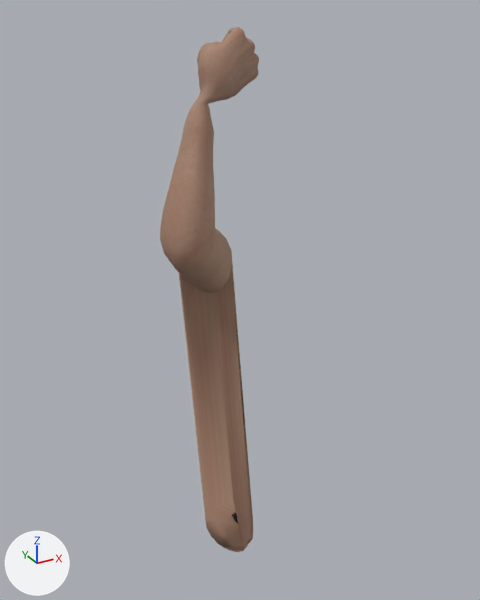
What one commit did to the Blender file art-source/characters/chr_fp_arms.blend.
Before and after are seen from a 50 mm camera at (-0.557, -1.087, 0.071) aimed at (-0.009, -0.091, -0.427). Arrows for +X, +Y and +Z are at lower left; the lights stay in place. The first picture is the older version.

Before the edit, the objects in view are built like this:
```python
me_chr_fp_arms = bpy.data.meshes.new('chr_fp_arms')
me_chr_fp_arms.from_pydata(...)  # 2069 vertices, 2059 faces; spans x -0.131..0.076, y -0.121..0.144, z -1.035..0.041
me_chr_fp_arms.polygons.foreach_set('use_smooth', [True] * 2059)
me_chr_fp_arms.materials.append(mat_material)  # picture img_new_diff
ob_chr_fp_arms = bpy.data.objects.new('chr_fp_arms', me_chr_fp_arms)
ob_chr_fp_arms.location = (0.0, 0.0, 0.0)
```
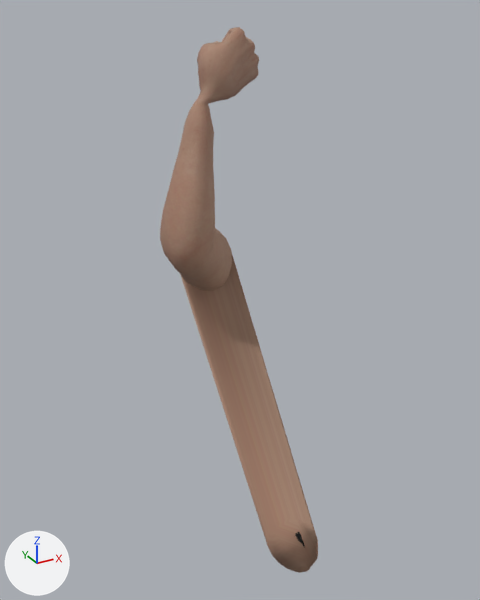
Commit message: fix(arms): keep the elbow out of view during a thrust

Changed parts and their boxes (x1, y1, x2, y2) in the pictures (480 x 600 px; the box of a moved part takes in the faces that stretch with it):
'chr_fp_arms', reshaped (59% wider): before (160, 27, 259, 552); after (160, 27, 318, 573)
part 1 of me_chr_fp_arms, moved or reshaped: before (179, 265, 253, 552); after (180, 255, 318, 573)

The change, as a diff of the scene's bpy script:
```diff
--- a/art-source/characters/chr_fp_arms.blend.py
+++ b/art-source/characters/chr_fp_arms.blend.py
@@ me_chr_fp_arms @@
 # used by ob_chr_fp_arms; location = (0.0, 0.0, 0.0)
-me_chr_fp_arms.from_pydata(...)  # 2069 vertices, 2059 faces; spans x -0.131..0.076, y -0.121..0.144, z -1.035..0.041
+me_chr_fp_arms.from_pydata(...)  # 2069 vertices, 2059 faces; spans x -0.131..0.076, y -0.376..0.144, z -0.854..0.041
+# me_chr_fp_arms part 1: all 20 vertices in x -0.066..0.014, y -0.121..-0.038, z -1.035..-0.913 are scaled about their middle by 0.833, then moved by (-0.012, -0.261, 0.17)
 me_chr_fp_arms.materials.append(mat_material)
```
